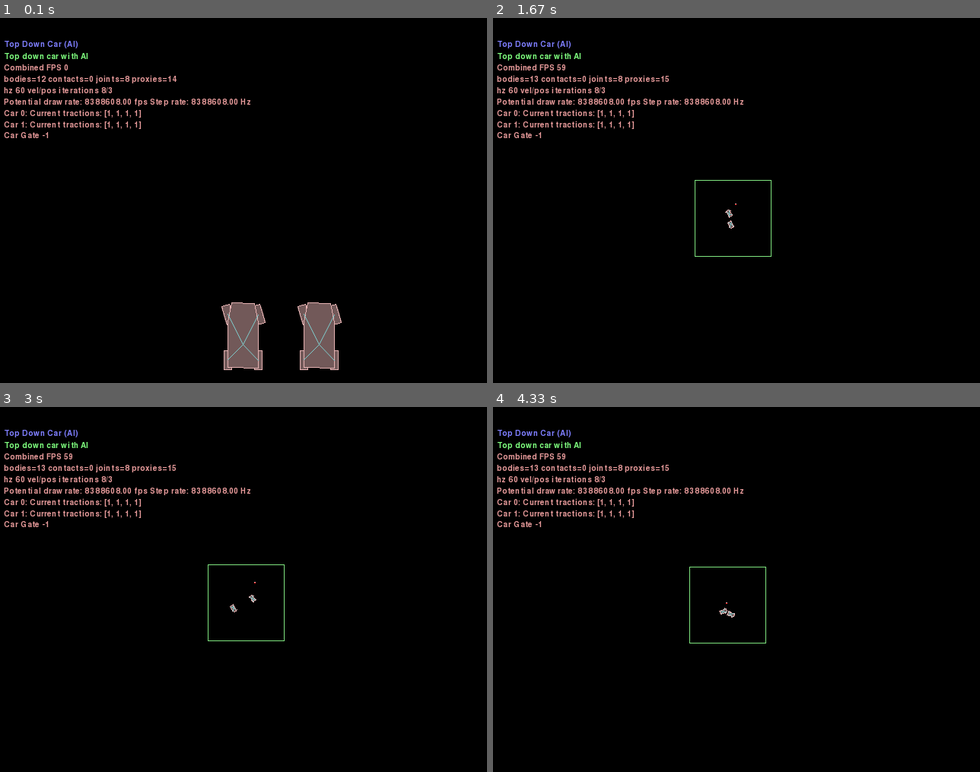
Above: before the commit, frames 1-4 (two rows, left to right).
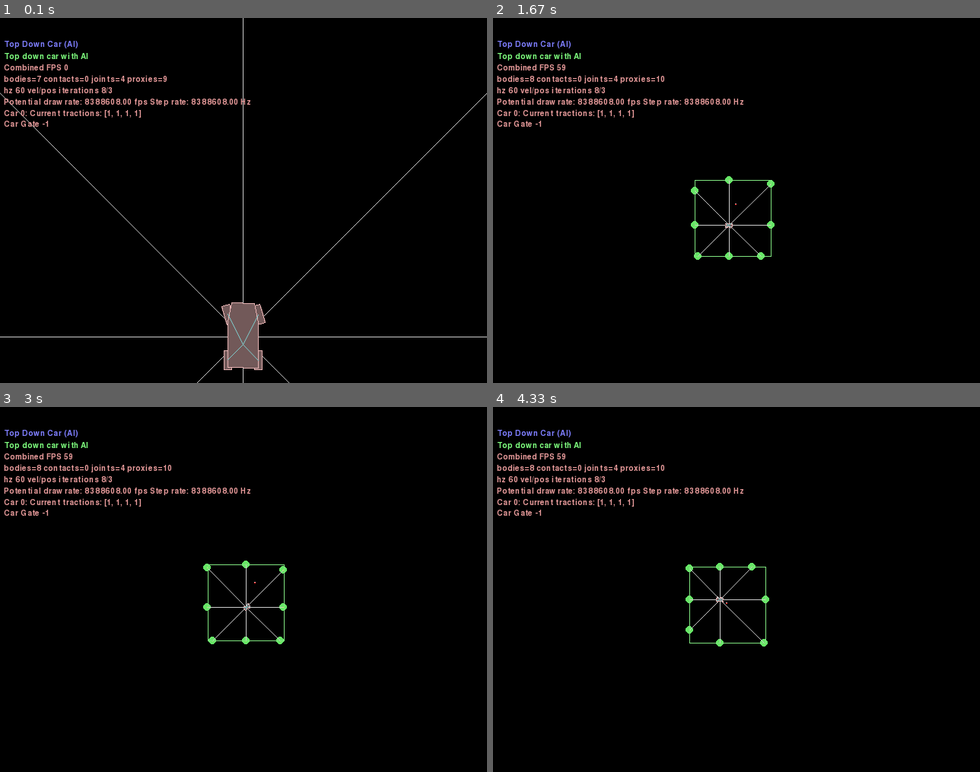
Above: after the commit, the same moments.

Repository: Alluvial-Gold/super-duper-potato-ml
Game: pygame game, started from carPhysics/TDCarAiFramework.py
Same seed, same stepped clock (60 frames per second), same inputs: the game is played once before the commit and once after it.
Inputs (mouse positions are in pixels of both pictures, inside the frame that each line leads up to):
- Up to frame 1 (0.1 s): no input
- Up to frame 2 (1.67 s): tap Space at 0.33, 0.73, 1.03, 1.23, 1.57 s; hold Right 0.67-1.13 s; move the mouse to (736, 222) at 0.7 s; tap Z at 0.82 s; hold Up 1.17-1.47 s; move the mouse to (785, 280) at 1.2 s; tap Home at 1.32 s; hold Right from 1.5 s (still down); move the mouse to (585, 284) at 1.53 s
- Up to frame 3 (3 s): tap Space at 1.87, 2.07, 2.37, 2.63, 2.97 s; release Right at 1.97 s; hold Left 2-2.53 s; move the mouse to (301, 622) at 2.03 s; tap Z at 2.15 s; hold Down 2.57-2.87 s; move the mouse to (253, 465) at 2.6 s; tap Home at 2.72 s; hold Left from 2.9 s (still down); move the mouse to (68, 578) at 2.93 s
- Up to frame 4 (4.33 s): tap Space at 3.27, 3.4, 3.8, 4.1 s; release Left at 3.3 s; hold Up 3.33-3.7 s; move the mouse to (736, 633) at 3.37 s; tap Z at 3.48 s; hold Right from 3.73 s (still down); move the mouse to (921, 728) at 3.77 s; tap Home at 3.88 s

The runs differ from the first frame. In frame 1, 2.6% of the frame differs, in the area x 0-100%, y 0-100%; in frame 2, 1.0%; in frame 3, 1.0%; in frame 4, 1.0%.

Commit message:
Add basic raycasting for car

Diff:
--- a/carPhysics/TDCarAiFramework.py
+++ b/carPhysics/TDCarAiFramework.py
@@ -5,6 +5,43 @@
 from Box2D import *
 import math
 from TDCarAi import TDCarAi
+
+
+class RayCastClosestCallback(b2RayCastCallback):
+    # TODO move somewhere else later?
+    """This callback finds the closest hit. Copied from
+     https://github.com/openai/box2d-py/blob/master/examples/raycast.py"""
+
+    def __repr__(self):
+        return 'Closest hit'
+
+    def __init__(self, **kwargs):
+        b2RayCastCallback.__init__(self, **kwargs)
+        self.fixture = None
+        self.hit = False
+
+    def ReportFixture(self, fixture, point, normal, fraction):
+        '''
+        Called for each fixture found in the query. You control how the ray
+        proceeds by returning a float that indicates the fractional length of
+        the ray. By returning 0, you set the ray length to zero. By returning
+        the current fraction, you proceed to find the closest point. By
+        returning 1, you continue with the original ray clipping. By returning
+        -1, you will filter out the current fixture (the ray will not hit it).
+        '''
+
+        # Filter using car_collision_filter values - TODO neaten this
+        if hasattr(fixture, 'filterData'):
+            if fixture.filterData.categoryBits == 0x003:
+                return -1
+
+        self.hit = True
+        self.fixture = fixture
+        self.point = b2Vec2(point)
+        self.normal = b2Vec2(normal)
+
+        return fraction
+
 
 class TDCarAiFramework(Framework):
     name = "Top Down Car (AI)"
@@ -16,7 +53,7 @@
         # Top-down: no gravity
         self.world.gravity = (0, 0)
 
-        num_cars = 2
+        num_cars = 1
         self.cars = [TDCarAi(self.world, position=(10*i, 0)) for i in range(num_cars)]
 
         self.wall_body = self.world.CreateStaticBody(position=(0, 0))
@@ -73,10 +110,45 @@
     def EndContact(self, contact):
         self.handle_contact(contact, False)
 
+    def DrawRaycastHit(self, point1, cb_point, cb_normal):
+        cb_point = self.renderer.to_screen(cb_point)
+        head = b2Vec2(cb_point) + 0.5 * cb_normal
+
+        p1_color = b2Color(0.4, 0.9, 0.4)
+        s1_color = b2Color(0.8, 0.8, 0.8)
+        s2_color = b2Color(0.9, 0.9, 0.4)
+
+        cb_normal = self.renderer.to_screen(cb_normal)
+        self.renderer.DrawPoint(cb_point, 5.0, p1_color)
+        self.renderer.DrawSegment(point1, cb_point, s1_color)
+        self.renderer.DrawSegment(cb_point, head, s2_color)
+
+    def DoRaycast(self, car, angle, length=50):
+        # TODO make angle relative to direction of car
+        callback = RayCastClosestCallback()
+        wc = car.body.worldCenter
+        point1 = wc
+        change = b2Vec2(np.sin(np.deg2rad(angle)), np.cos(np.deg2rad(angle))) * length
+        point2 = wc + change
+
+        self.world.RayCast(callback, point1, point2)
+
+        point1 = self.renderer.to_screen(point1)
+        point2 = self.renderer.to_screen(point2)
+
+        if callback.hit:
+            # TODO return distance
+            self.DrawRaycastHit(point1, callback.point, callback.normal)
+        else:
+            self.renderer.DrawSegment(point1, point2, b2Color(0.9, 0.5, 0.5))
+
     def Step(self, settings):
         # TODO put the controller section in here
         desired_speed = 30
         desired_angle = math.radians(40)
+
+        for angle in range(0, 360, 45):
+            self.DoRaycast(self.cars[0], angle, 100)
 
         for car in self.cars:
             car.update(desired_speed, desired_angle, settings.hz)
